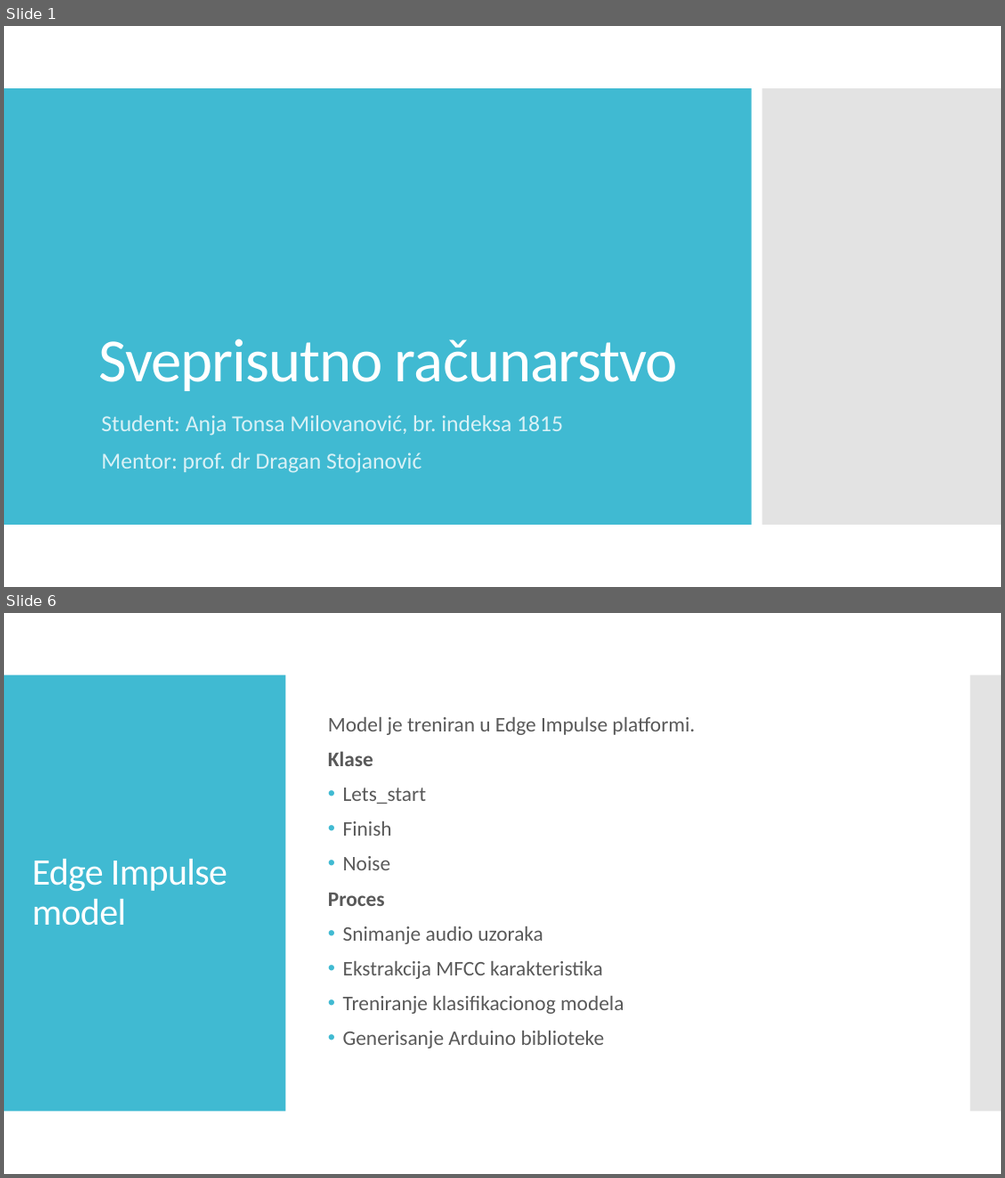
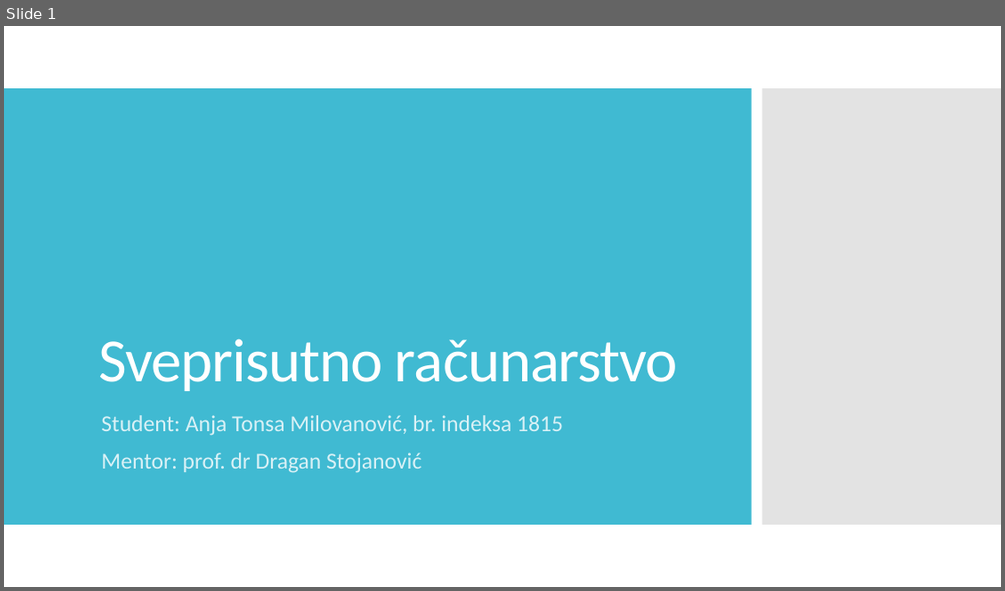
Before and after one commit to anjatonsa/ips-project2, a slide deck: Sveprisutno računarstvo - Projekat 2.pptx. Shown one above the other, each under a label of ours: slides 1 and 6 before the commit, slide 1 after it; the slides between them are not shown. The pictures are 1005x1178 and 1005x591 pixels, drawn with LibreOffice and Linux fonts; fonts in the diff are those of the drawing. Boxes give left, top, right and bottom in pixels: in the first picture for what was removed or moved away, otherwise in the second. Text is boxed around its words. In the diff, an @@ line names an element or a change of style, - is before the commit and + after.

```diff
--- a/Sveprisutno računarstvo - Projekat 2.pptx
+++ b/Sveprisutno računarstvo - Projekat 2.pptx
@@ slide 6 removed at [4,613,1001,1174], background #FFFFFF @@
@@ rectangle removed at [4,675,286,1111] @@
@@ rectangle removed at [971,675,1001,1111] @@
@@ text removed at [328,717,695,1048] @@
-Model je treniran u Edge Impulse platformi.
-Klase
-• Lets_start
-• Finish
-• Noise
-Proces
-• Snimanje audio uzoraka
-• Ekstrakcija MFCC karakteristika
-• Treniranje klasifikacionog modela
-• Generisanje Arduino biblioteke
@@ title removed at [32,859,227,925] @@
-Edge Impulse model
```
Also in this commit, not shown: 5 slides changed, 3 slides added, 2 other slides removed, 3 other files.
